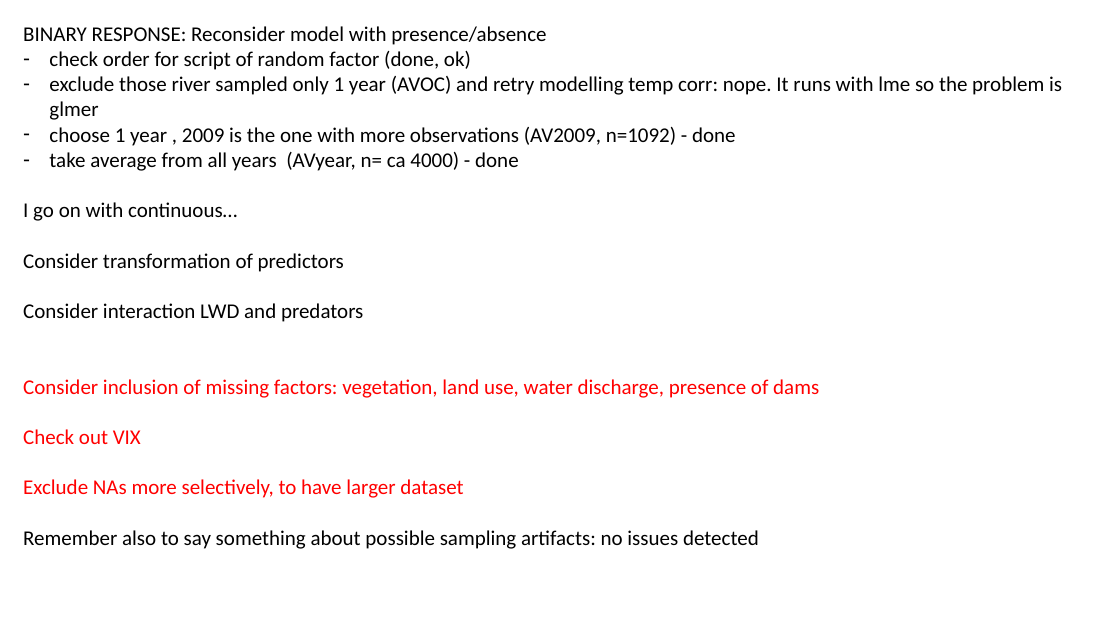
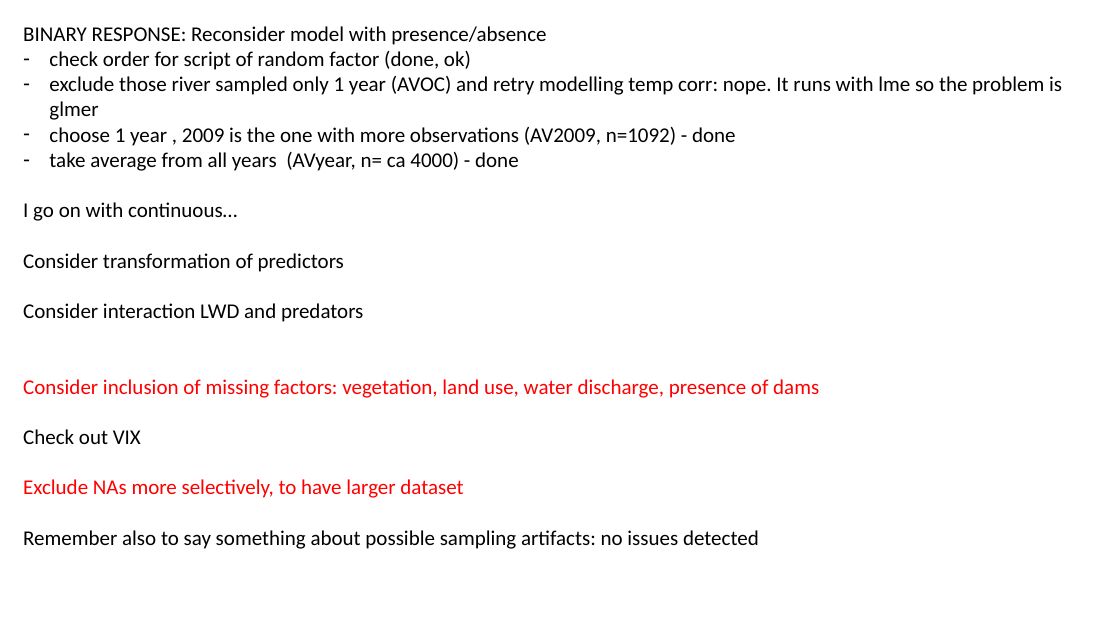
Before and after one commit to SerenaDonadi/Dod-ved, a slide deck: slide 39 of Electrofish data/LWD_analyses.pptx (slide 38 before the commit). Drawn at 1120x630 pixels with LibreOffice and Linux fonts; fonts in the diff are those of the drawing. Boxes give left, top, right and bottom in pixels: in the first picture for what was removed or moved away, otherwise in the second. Text is boxed around its words. In the diff, an @@ line names an element or a change of style, - is before the commit and + after.

```diff
--- a/Electrofish data/LWD_analyses.pptx
+++ b/Electrofish data/LWD_analyses.pptx
@@ text at (23, 429, 141, 444): text colour #FF0000 to #000000 in "Check out VIX" @@
```
Also in this commit, not shown: 1 slide added, 1 other file.
